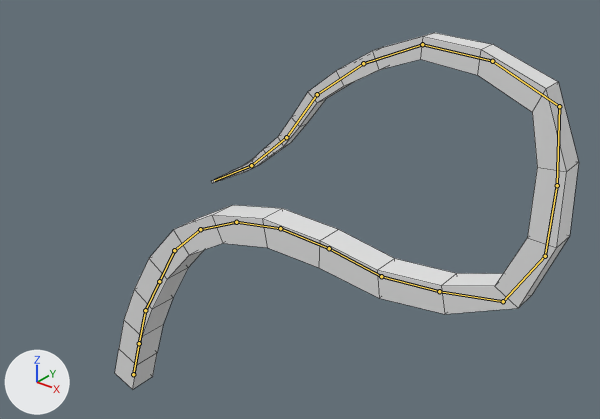
The Blender file tentacle.blend as it was, and as the next commit left it.
One viewpoint serves both versions: a 50 mm lens placed at (2.5, -14.8, 17.8), pointed at (-10.7, 1.7, 7.6). The lights are fixed; the arrows at lower left show +X, +Y and +Z. The older version comes first. Both versions are drawn at frame 100 of the action 'ArmatureAction'; the numbers are the values there. The bones that bend it are drawn over the model as lines. Mesh edges are drawn as thin lines.
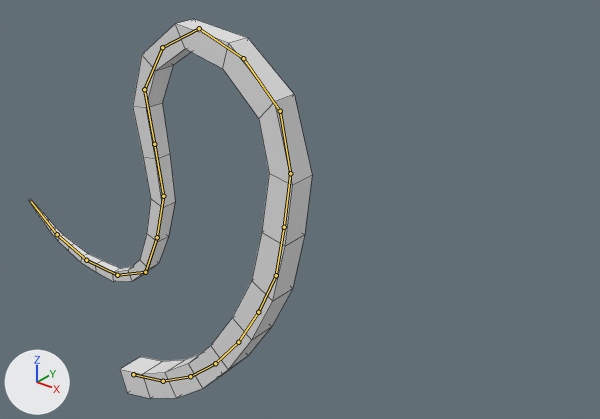
Commit message: Extend tentacle animation with additional keyframes

Where the change shows, as pixel boxes (x1, y1, x2, y2) in the pictures (600 x 419 px):
'Cube', posed (39% narrower, 6% taller): before (115, 33, 579, 390); after (29, 19, 312, 398)
bone 'Bone', root to tip: before (133, 374) to (139, 343); after (133, 374) to (163, 381)
bone 'Bone.001', root to tip: before (139, 343) to (145, 310); after (163, 381) to (190, 376)
bone 'Bone.002', root to tip: before (145, 310) to (159, 281); after (190, 376) to (215, 363)
bone 'Bone.003', root to tip: before (159, 281) to (174, 250); after (215, 363) to (238, 342)
bone 'Bone.004', root to tip: before (174, 250) to (200, 229); after (238, 342) to (258, 312)
bone 'Bone.005', root to tip: before (200, 229) to (236, 222); after (258, 312) to (276, 275)
bone 'Bone.006', root to tip: before (236, 222) to (280, 228); after (276, 275) to (284, 227)
bone 'Bone.007', root to tip: before (280, 228) to (329, 248); after (284, 227) to (290, 173)
bone 'Bone.008', root to tip: before (329, 248) to (381, 276); after (290, 173) to (280, 111)
bone 'Bone.009', root to tip: before (381, 276) to (439, 291); after (280, 111) to (243, 58)
bone 'Bone.010', root to tip: before (439, 291) to (503, 301); after (243, 58) to (199, 28)
bone 'Bone.011', root to tip: before (503, 301) to (545, 256); after (199, 28) to (162, 47)
bone 'Bone.012', root to tip: before (545, 256) to (557, 185); after (162, 47) to (144, 89)
bone 'Bone.013', root to tip: before (557, 185) to (559, 106); after (144, 89) to (154, 144)
bone 'Bone.014', root to tip: before (559, 106) to (492, 61); after (154, 144) to (163, 196)
bone 'Bone.015', root to tip: before (492, 61) to (422, 44); after (163, 196) to (157, 237)
bone 'Bone.016', root to tip: before (422, 44) to (363, 63); after (157, 237) to (145, 272)
bone 'Bone.017', root to tip: before (363, 63) to (317, 94); after (145, 272) to (117, 275)
bone 'Bone.018', root to tip: before (317, 94) to (286, 137); after (117, 275) to (86, 260)
bone 'Bone.019', root to tip: before (286, 137) to (251, 165); after (86, 260) to (57, 234)
bone 'Bone.020', root to tip: before (251, 165) to (214, 180); after (57, 234) to (31, 201)

What the commit changed:
Bone 'Bone' (bone_bone) turns from (0, 0, 73) to (0, 0, 17) degrees about its own x, y and z.
Bone 'Bone.001' (bone_bone_001) turns from (0, 0, -1) to (0, 0, 14) degrees about its own x, y and z.
Bone 'Bone.002' (bone_bone_002) turns from (0, 0, -11) to (0, 0, 11) degrees about its own x, y and z.
Bone 'Bone.003' (bone_bone_003) turns from (0, 0, -1) to (0, 0, 10) degrees about its own x, y and z.
Bone 'Bone.004' (bone_bone_004) turns from (0, 0, -17) to (0, 0, 8) degrees about its own x, y and z.
Bone 'Bone.005' (bone_bone_005) turns from (0, 0, -17) to (0, 0, 6) degrees about its own x, y and z.
Bone 'Bone.006' (bone_bone_006) turns from (0, 0, -15) to (0, 0, 15) degrees about its own x, y and z.
Bone 'Bone.007' (bone_bone_007) turns from (0, 0, -13) to (0, 0, 2) degrees about its own x, y and z.
Bone 'Bone.008' (bone_bone_008) turns from (0, 0, -6) to (0, 0, 20) degrees about its own x, y and z.
Bone 'Bone.009' (bone_bone_009) turns from (0, 0, 15) to (0, 0, 34) degrees about its own x, y and z.
Bone 'Bone.010' (bone_bone_010) turns from (0, 0, 6) to (0, 0, 25) degrees about its own x, y and z.
Bone 'Bone.011' (bone_bone_011) turns from (0, 0, 48) to (0, 0, 47) degrees about its own x, y and z.
Bone 'Bone.012' (bone_bone_012) turns from (0, 0, 28) to (0, 0, 29) degrees about its own x, y and z.
Bone 'Bone.013' (bone_bone_013) turns from (0, 0, 7) to (0, 0, 42) degrees about its own x, y and z.
Bone 'Bone.014' (bone_bone_014) turns from (0, 0, 61) to (0, 0, -1) degrees about its own x, y and z.
Bone 'Bone.015' (bone_bone_015) turns from (0, 0, 20) to (0, 0, -24) degrees about its own x, y and z.
Bone 'Bone.016' (bone_bone_016) turns from (0, 0, 27) to (0, 0, -9) degrees about its own x, y and z.
Bone 'Bone.017' (bone_bone_017) turns from (0, 0, 13) to (0, 0, -41) degrees about its own x, y and z.
Bone 'Bone.018' (bone_bone_018) turns from (0, 0, 17) to (0, 0, -25) degrees about its own x, y and z.
Bone 'Bone.019' (bone_bone_019) turns from (0, 0, -13) to (0, 0, -16) degrees about its own x, y and z.
Bone 'Bone.020' (bone_bone_020) turns from (0, 0, -11) to (0, 0, -17) degrees about its own x, y and z.
